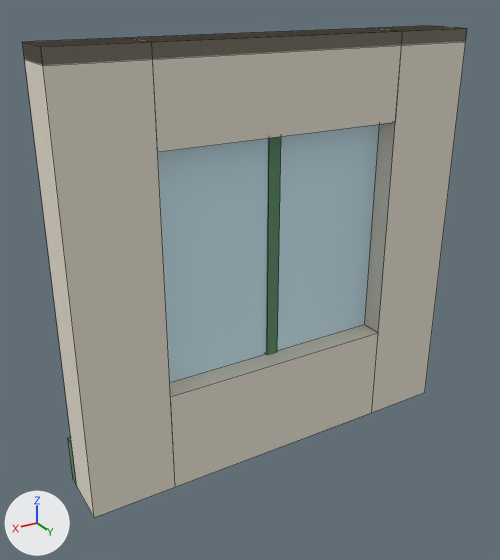
Two versions of the Blender file assets/managed-models/mini-market/wall-window/wall-window.blend, one commit apart.
The view is the same before and after, from a 50 mm lens placed at (0.827, 1.071, 1.098), pointed at (0.059, -0.209, 0.458). Lighting does not change. The marker at lower left points along +X, +Y and +Z. The first picture is the older version. Mesh edges are drawn as thin lines.

Names of what the first picture shows: 'wall-window'.
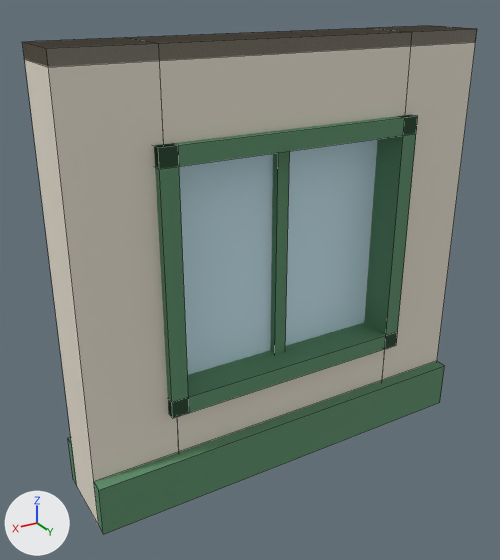
The newer file is also turned or shifted as a whole; pictures and numbers use the older file's frame.

The change in detail:
me_wall_window is used by ob_wall_window; location (0.0, 0.0, 0.0).
me_wall_window had 96 vertices, 72 faces and spanned x -0.5..0.5, y -0.3..-0.15, z 0.0..1.0.
me_wall_window now has 104 vertices, 78 faces and spans x -0.5..0.5, y -0.3..-0.09, z 0.0..1.0.
me_wall_window part 1: a new loose piece, a box spanning x -0.015..0.015, y -0.225..-0.165, z 0.25..0.8, in mat_m_wall_window.
me_wall_window part 2: a new loose piece, a box spanning x -0.5..0.5, y -0.12..-0.09, z 0.0..0.12, in mat_m_wall_window.
me_wall_window part 3: the loose piece of 8 vertices spanning x -0.015..0.015, y -0.23..-0.2, z 0.25..0.8 is deleted.
Part 4, on me_wall_window:
14 faces are deleted.
20 vertices in x -0.5..0.5, y -0.15, z 0.0..1.0 move by (0.0, 0.03, 0.0).
16 vertices in x -0.32..0.32, y -0.25, z 0.23..0.82 move by (0.0, 0.15, 0.0).
4 vertices in x -0.3..0.3, y -0.225, z 0.25..0.8 move by (0.0, 0.04, 0.0).
14 new faces join them.

Location of each change, [x1, y1, x2, y2] in pixels of the pictures (500 x 560 px; the box of a moved part takes in the faces that stretch with it):
'wall-window', reshaped: before [23, 25, 467, 518]; after [23, 25, 477, 535]
part 1 of me_wall_window, added (green): after [270, 151, 290, 354]
part 2 of me_wall_window, added (green): after [94, 361, 444, 535]
part 3 of me_wall_window, deleted (green): before [266, 136, 281, 355]
part 4 of me_wall_window, moved or reshaped: before [38, 27, 467, 518]; after [38, 27, 477, 526]
